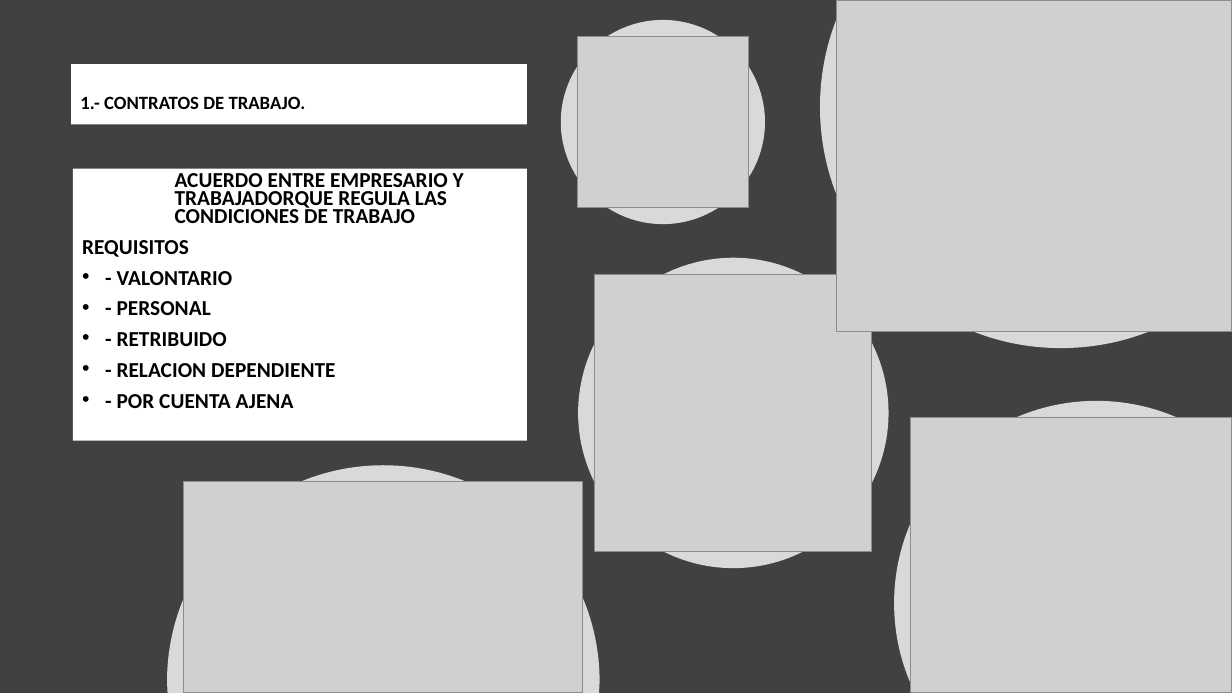
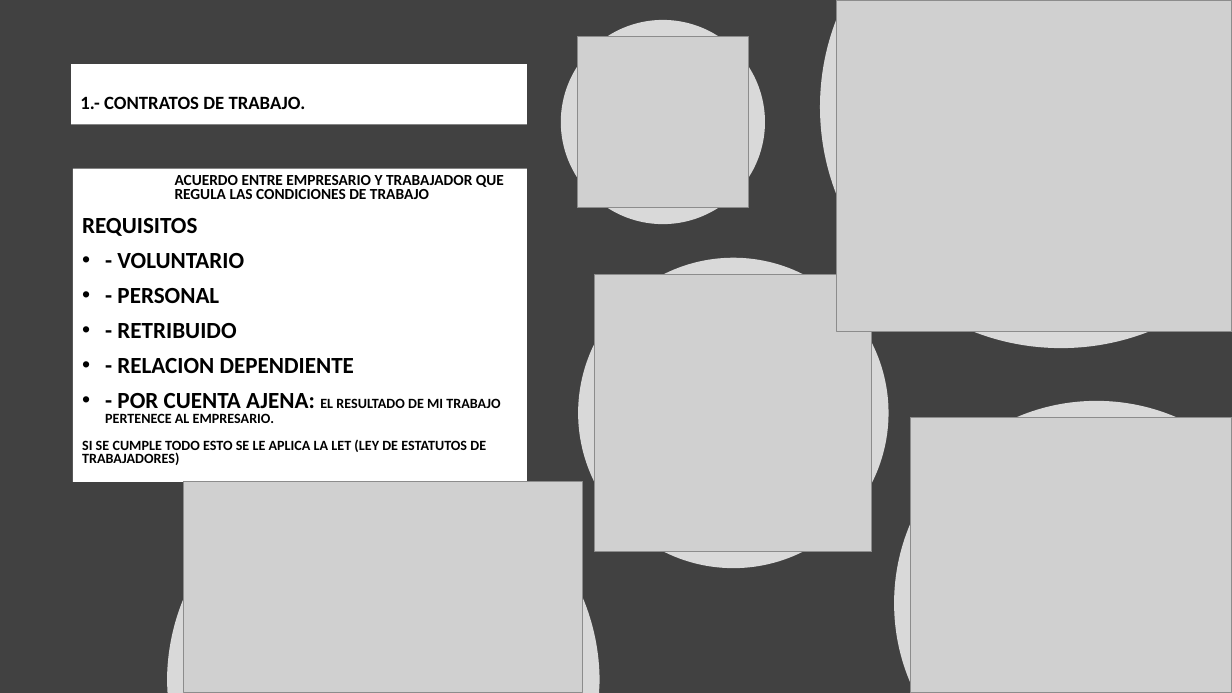
Before and after one commit to DiMaPaGa/daw1, a slide deck: slide 5 of PROGRAMACION/FOL/TEMA 1 FOL ALUMNOS.pptx. Drawn at 1232x693 pixels with LibreOffice and Linux fonts; fonts in the diff are those of the drawing; grey boxes stand for pictures. Boxes give left, top, right and bottom in pixels: in the first picture for what was removed or moved away, otherwise in the second. Text is boxed around its words. In the diff, an @@ line names an element or a change of style, - is before the commit and + after.

```diff
--- a/PROGRAMACION/FOL/TEMA 1 FOL ALUMNOS.pptx
+++ b/PROGRAMACION/FOL/TEMA 1 FOL ALUMNOS.pptx
@@ text "ACUERDO ENTRE EMPRESARIO Y TRABAJADOR ...": place and size @@
-text "ACUERDO ENTRE EMPRESARIO Y TRABAJADOR ..." at <box>73,169,527,441</box>
+text "ACUERDO ENTRE EMPRESARIO Y TRABAJADOR ..." at <box>73,169,527,482</box>
@@ text at <box>175,175,504,199</box>: text changed; size 16.6 to 12 pt @@
-    ACUERDO ENTRE EMPRESARIO Y TRABAJADORQUE REGULA LAS CONDICIONES DE TRABAJO
+    ACUERDO ENTRE EMPRESARIO Y TRABAJADOR QUE REGULA LAS CONDICIONES DE TRABAJO
@@ text at <box>82,218,354,373</box>: size 16.6 to 18 pt in "REQUISITOS", "- PERSONAL", "- RETRIBUIDO", "- RELACION DEPENDIENTE"; line spacing 0.7 to 0.8 @@
@@ text at <box>117,253,244,268</box>: text changed; size 16.6 to 18 pt @@
-• - VALONTARIO
+• - VOLUNTARIO
@@ text at <box>82,393,500,465</box>: text changed; size 16.6 to 11 pt @@
-• - POR CUENTA AJENA
+• - POR CUENTA AJENA: EL RESULTADO DE MI TRABAJO PERTENECE AL EMPRESARIO.
+SI SE CUMPLE TODO ESTO SE LE APLICA LA LET (LEY DE ESTATUTOS DE TRABAJADORES)
```
Also in this commit, not shown: 6 other slides changed, 9 other files.
